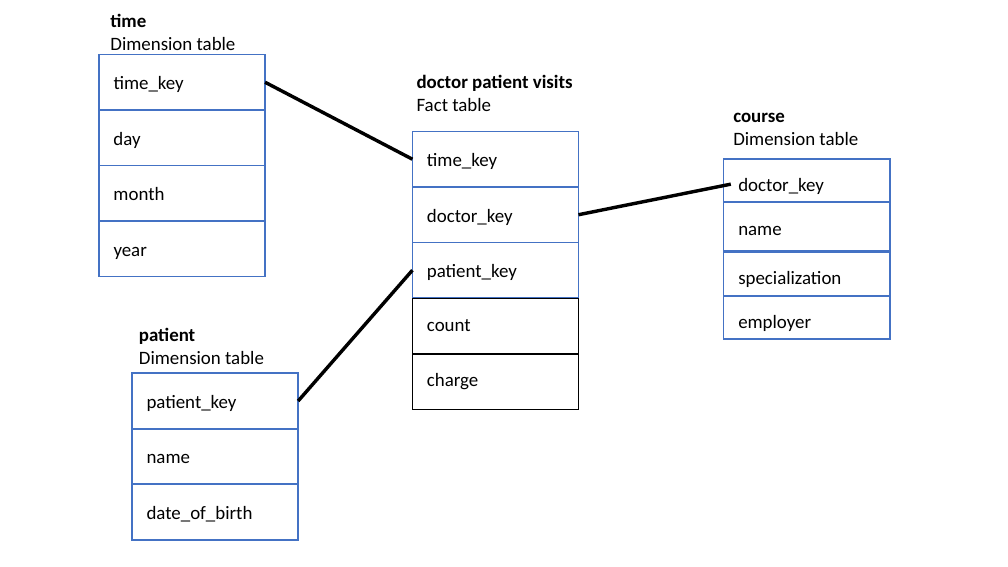
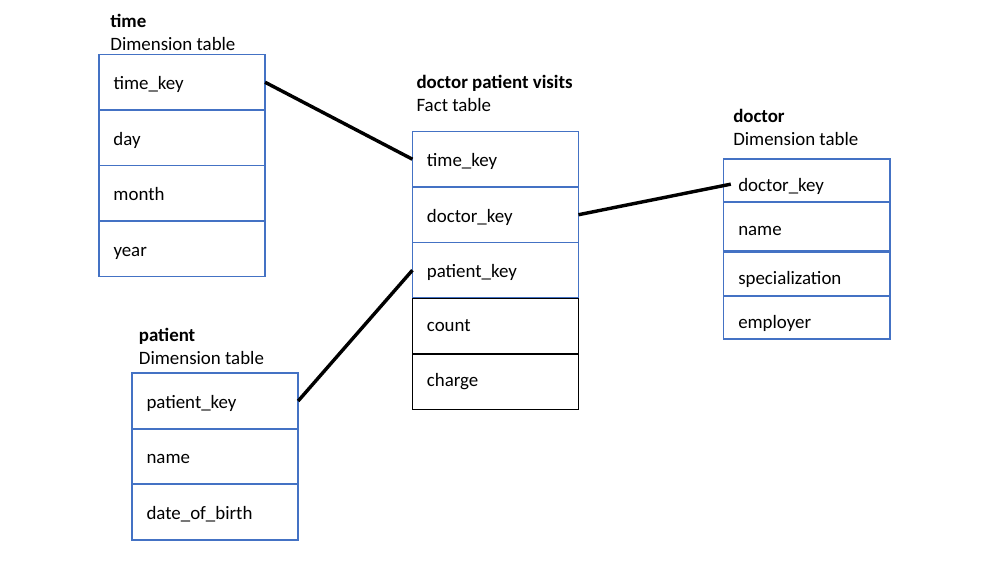
Before and after one commit to mattmiller899/INFO523, a slide deck: slide 2 of hw3/schema_drawing.pptx. Drawn at 1008x567 pixels with LibreOffice and Linux fonts; fonts in the diff are those of the drawing. Boxes give left, top, right and bottom in pixels: in the first picture for what was removed or moved away, otherwise in the second. Text is boxed around its words. In the diff, an @@ line names an element or a change of style, - is before the commit and + after.

Commit message:
Update figure 4.3

```diff
--- a/hw3/schema_drawing.pptx
+++ b/hw3/schema_drawing.pptx
@@ text at (x1=733, y1=108, x2=784, y2=122): text changed @@
-course
+doctor
```
